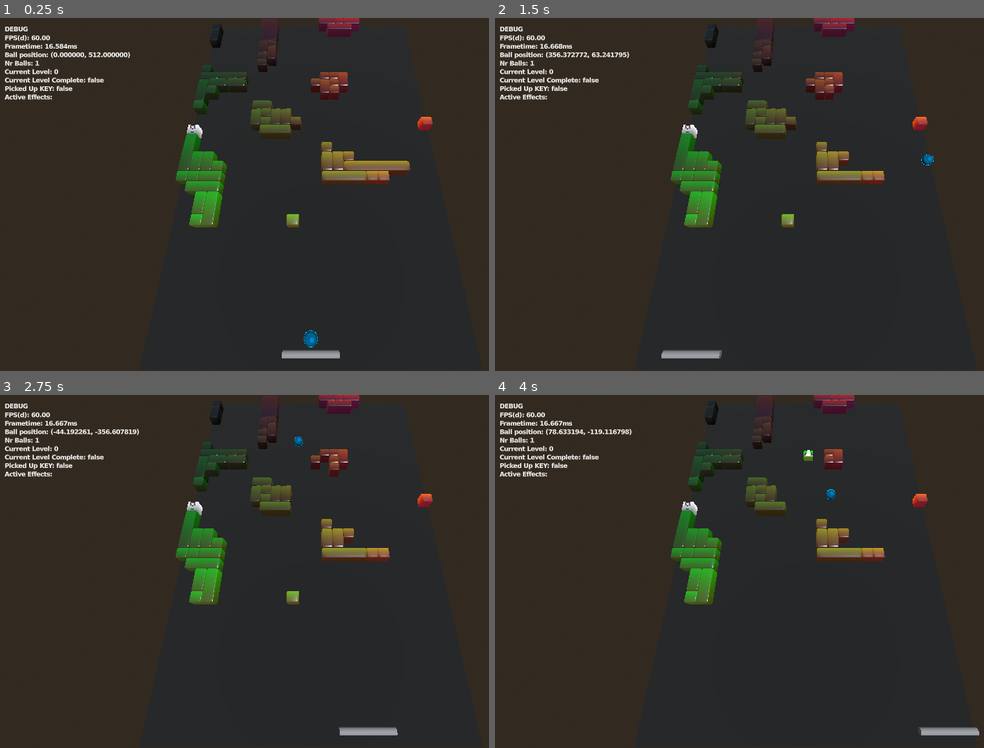
Above: before the commit, frames 1-4 (two rows, left to right).
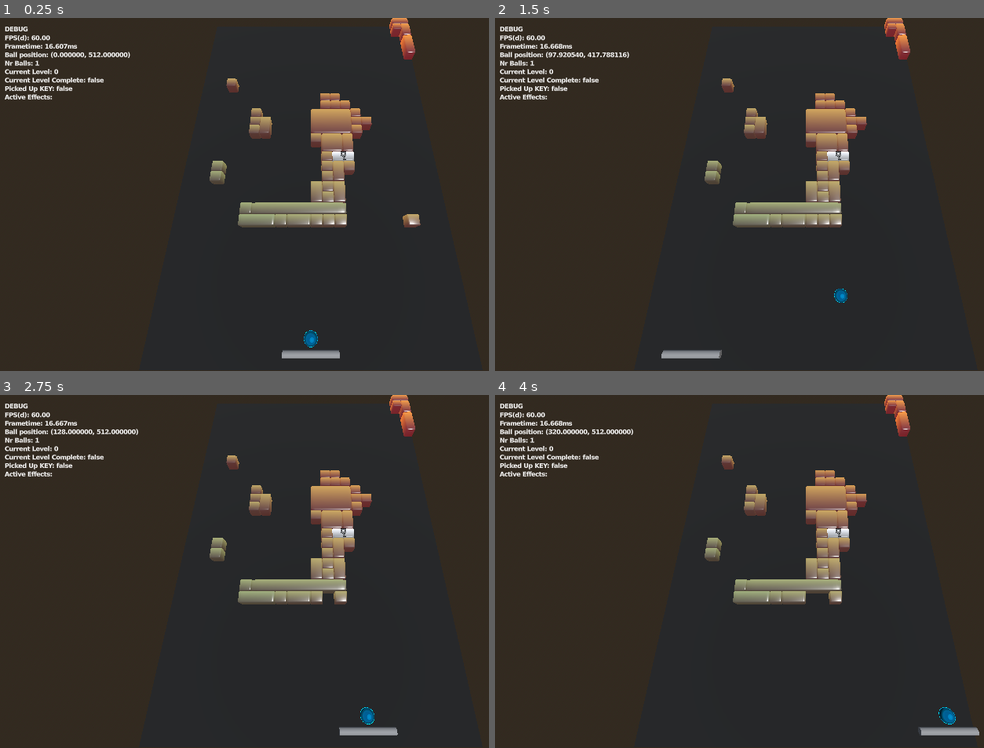
Above: after the commit, the same moments.

Repository: Tom3s/brick-breaker-reborn
Game: Godot game, scene res://test_files/3d_base_scene.tscn
Same seed, same stepped clock (60 frames per second), same inputs: the game is played once before the commit and once after it. The project has no main scene, so this scene is started directly.
Inputs (mouse positions are in pixels of both pictures, inside the frame that each line leads up to):
- Up to frame 1 (0.25 s): no input
- Up to frame 2 (1.5 s): tap Enter at 0.5 s; move the mouse to (944, 176) at 0.52 s; click (944, 176) at 0.6 s; move the mouse to (680, 212) at 1.27 s; click (680, 212) at 1.35 s
- Up to frame 3 (2.75 s): move the mouse to (371, 493) at 2.02 s; click (371, 493) at 2.1 s
- Up to frame 4 (4 s): move the mouse to (773, 642) at 2.77 s; click (773, 642) at 2.85 s; move the mouse to (outside the picture) at 3.52 s; click (outside the picture) at 3.6 s

The runs differ from the first frame. In frame 1, 9.4% of the frame differs, in the area x 11-89%, y 0-60%; in frame 2, 9.2%; in frame 3, 9.0%; in frame 4, 8.8%.

Commit message:
Added gradient color; Fixed crash

Diff:
--- a/global/Global.gd
+++ b/global/Global.gd
@@ -100,7 +100,7 @@
 			return
 
 		balls = balls.filter(func(b: Ball) -> bool:
-			if b.velocity.y > 0:
+			if b.velocity.y > 0 || b.position.y > BreakableGrid.GRID_SIZE.y * 2:
 				b.asset_ref.queue_free()
 				return false
 			return true
@@ -120,7 +120,7 @@
 			current_level = 0
 			return
 
-		# TODO: move balls and powerups up
+		# TODO: not needed, as backtracking only happens on your last ball
 		# balls = balls.filter(func(b: Ball) -> bool:
 		# 	if b.velocity.y < 0:
 		# 		b.asset_ref.queue_free()
@@ -132,6 +132,8 @@
 
 		# powerups don't need clearing, as player can still catch them in the previous level
 		# powerups.clear()
+		for powerup: Powerup in powerups:
+			powerup.position.y -= BreakableGrid.GRID_SIZE.y * BreakableGrid.CELL_SIZE
 
 
 	# flags
--- a/map_generator/MapGenerator.gd
+++ b/map_generator/MapGenerator.gd
@@ -299,7 +299,7 @@
 
 			result.push_back(block)
 
-	var key_block_index: int = floorf(result.size() * rng.get_float())
+	var key_block_index: int = floorf(result.size() * sqrt(rng.get_float()))
 	var key_block: BreakableBlock = result[key_block_index]
 	key_block.has_powerup = true
 	key_block.powerup = Powerup.new()
@@ -317,6 +317,39 @@
 
 	color_texture[0] = 0.001 * Vector3.ONE
 
+func add_random_gradient_to_color() -> void:
+	var c1: Vector3 = Vector3(
+		rng.get_float(),
+		rng.get_float(),
+		rng.get_float(),
+	)
+	var c2: Vector3 = Vector3(
+		rng.get_float(),
+		rng.get_float(),
+		rng.get_float(),
+	)
+	var angle: float = rng.get_float() * PI * 2
+
+	add_gradient_to_color(c1, c2, angle)
+
+func add_gradient_to_color(color1: Vector3, color2: Vector3, angle: float) -> void:
+	# angle = fmod(angle, PI)
+
+	for y in BreakableGrid.GRID_SIZE.y:
+		for x in BreakableGrid.GRID_SIZE.x:
+			var index: int = y * (BreakableGrid.GRID_SIZE.x) + x
+
+			var coords: Vector2 = Vector2(x, y) / Vector2(BreakableGrid.GRID_SIZE)
+			coords -= Vector2.ONE / 2
+			coords = coords.rotated(angle)
+			coords += Vector2.ONE / 2
+			var t: float = abs(coords.x)
+			color_texture[index] = lerp(color1, color2, clampf(t, 0, 1))
+
+
+
+
+
 func fill_color(new_color: Vector3) -> void:
 	for i in color_texture.size():
 		color_texture[i] = new_color
--- a/misc/RNG.gd
+++ b/misc/RNG.gd
@@ -5,7 +5,8 @@
 
 func get_float() -> float:
 	# seed is advanced forward, as its easy to get ~0.5 on the first iteration
-	_seed = (_seed * 6364136223846793005) + 1
+	# _seed = (_seed * 6364136223846793005) + 1
+	_seed = (_seed * 6364136223846793005) + 9754186451795953191
 
 	var result: float = float(_seed) / 9223372036854775807
 	result = (result + 1) / 2
--- a/test_files/3d_base_scene.gd
+++ b/test_files/3d_base_scene.gd
@@ -226,7 +226,9 @@
 		display_blocks(context.levels[context.current_level].blocks)
 
 		if context.balls.size() == 0:
-			context.balls.push_back(Ball.new())
+			var _new_ball: Ball = Ball.new()
+			_new_ball.asset_ref = ball_mesh_scene.instantiate()
+			context.balls.push_back(_new_ball)
 			on_death()
 
 	for ball: Ball in context.balls:
@@ -466,7 +468,8 @@
 	var SEED: int = randi()
 	map_generator.rng._seed = SEED
 
-	map_generator.add_uv_to_color()
+	# map_generator.add_uv_to_color()
+	map_generator.add_random_gradient_to_color()
 	map_generator.add_perlin_noise()
 	map_generator.treshold_grayscale(0.75)
 
--- a/test_files/generator_test.gd
+++ b/test_files/generator_test.gd
@@ -19,14 +19,18 @@
 func _ready() -> void:
 	initialize()
 
+# var current_angle: float = 0.0
 func initialize() -> void:
 	# print(range(5, 0, 0))
 
 	map_generator = MapGenerator.new()
 	map_generator.rng._seed = seed
-	map_generator.add_uv_to_color()
+	# map_generator.add_uv_to_color()
+	map_generator.add_rectangle(0, 0, BreakableGrid.GRID_SIZE.x, BreakableGrid.GRID_SIZE.y)
+	map_generator.add_gradient_to_color(Vector3.ZERO, Vector3.ONE, 1)
 
-	map_generator.add_voronoi_noise()
+
+	# map_generator.add_voronoi_noise()
 	# map_generator.add_perlin_noise()
 	# map_generator.add_random_grayscale_noise()
 	# map_generator.dither_grayscale(1.0)
@@ -38,8 +42,14 @@
 
 	display_texture()
 
+# func _process(delta: float) -> void:
+# 	current_angle += delta
+
+# 	initialize()
+
 func display_texture() -> void:
 	# test_texture.texture = Texture
+	# var image: Image = Image.create_empty(BreakableGrid.GRID_SIZE.x, BreakableGrid.GRID_SIZE.y, false, Image.FORMAT_RGBF)
 	var image: Image = Image.create_empty(BreakableGrid.GRID_SIZE.x, BreakableGrid.GRID_SIZE.y, false, Image.FORMAT_RGBF)
 	for x in BreakableGrid.GRID_SIZE.x:
 		for y in BreakableGrid.GRID_SIZE.y:
